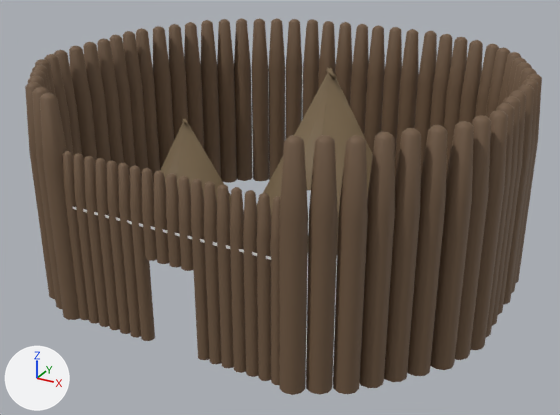
An edit to the FBX model Assets/3dObjects/BASE.fbx, drawn before and after from the same camera.
The view is the same before and after, from a 50 mm lens placed at (18.0, -29.0, 19.5), pointed at (0.1, 3.5, 3.3). Arrows for +X, +Y and +Z are at lower left; the lights stay in place. Vertices at the same position are counted once.
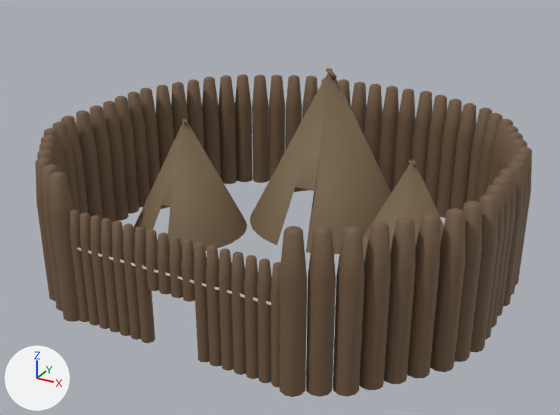
Location of each change, [x1, y1, x2, y2] in pixels of the pictures (560 x 415 px):
'Icosphere', mesh rescaled, moved (14% shorter)
    before: [25, 18, 542, 395]
    after: [35, 74, 532, 397]
'Plane', moved
    before: [73, 207, 271, 260]
    after: [77, 247, 271, 305]
'Cone', unchanged, uncovered by the edit
    before: [160, 68, 373, 245]
    after: [134, 68, 444, 262]

The change in detail:
me_icosphere_001 has 4204 vertices, 5240 faces and spans x -12.0..12.0, y -6.4..15.5, z 0.1..10.9.
me_icosphere_001 is used by ob_icosphere; location (0.0, 0.0, 0.0).
me_icosphere_001 part 1: the whole mesh is scaled about the mesh origin by (1, 1, 0.677).
Object 'Icosphere' (ob_icosphere) moves from (0.0, 0.0, 0.0) to (0.0, 0.0, -0.15).
Object 'Plane' (ob_plane) moves from (-0.44, 11.13, -2.85) to (-0.44, 11.13, -4.85).
